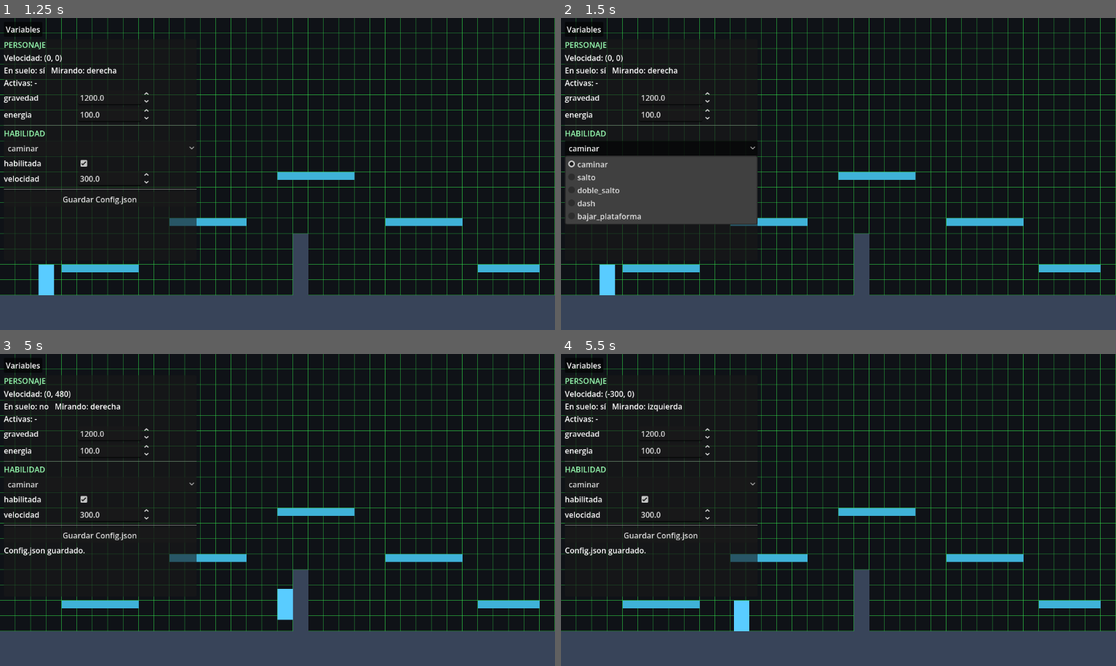
Above: before the commit, frames 1-4 (two rows, left to right).
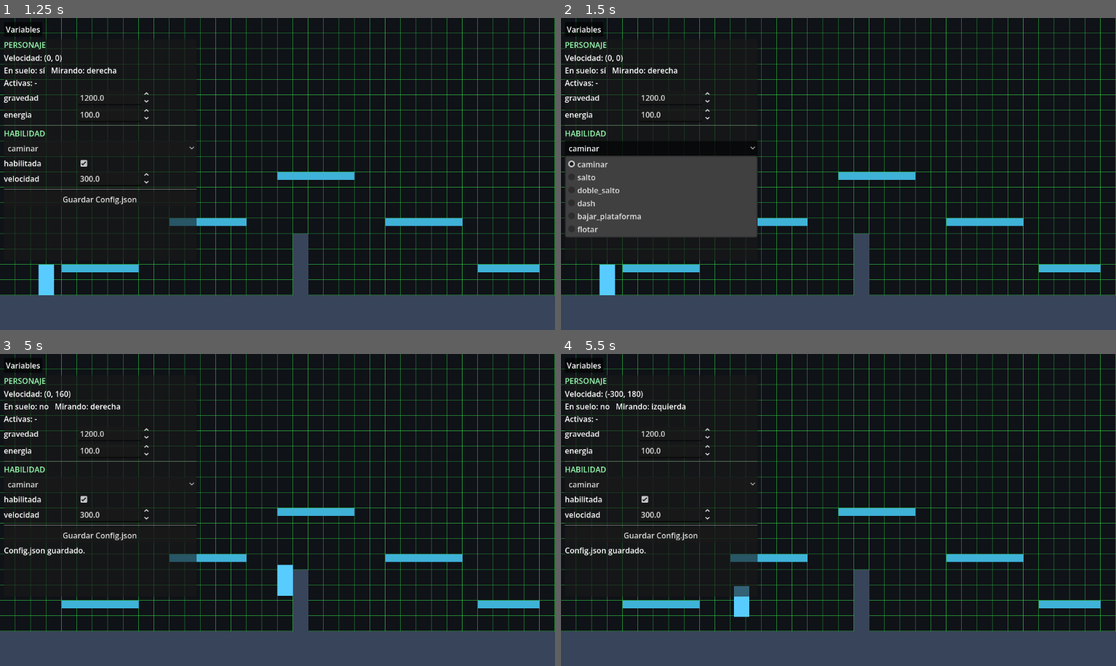
Above: after the commit, the same moments.

Repository: silvestrecasanova/Basmeva
Game: Godot game, scene res://Escenarios/Prueba.tscn
Two runs of this game, one before a commit and one after it. Both use one fixed random seed, a clock stepped at 60 frames per second and the inputs below.
Inputs (mouse positions are in pixels of both pictures, inside the frame that each line leads up to):
- Up to frame 1 (1.25 s): click "Variables" at 0.5 s
- Up to frame 2 (1.5 s): click "caminar" at 1.25 s
- Up to frame 3 (5 s): click (83, 500) at 2 s; click "Guardar Config.json" at 2.75 s; tap Enter at 3.5 s; move the mouse to (399, 494) at 3.52 s; hold D (mover_derecha) from 3.53 s (still down); tap Space (saltar) at 3.6, 3.77, 4.07, 4.52, 4.55, 4.82 s; click (399, 494) at 3.67 s; move the mouse to (166, 525) at 4.27 s; tap Shift (dash) at 4.35 s
- Up to frame 4 (5.5 s): move the mouse to (894, 441) at 5.02 s; release D (mover_derecha) at 5.03 s; hold A (mover_izquierda) from 5.03 s (still down); tap K at 5.1 s; tap Space (saltar) at 5.3 s

Frame 1 is identical in both runs. In frame 2, 1.4% of the frame differs, in the area x 0-36%, y 65-71%; in frame 3, 0.5%; in frame 4, 0.5%.

Commit message:
agregar salto

Diff:
--- a/Personaje/Config.json
+++ b/Personaje/Config.json
@@ -19,6 +19,11 @@
 			"fuerza": 450.0,
 			"habilitada": true
 		},
+		"flotar": {
+			"duracion": 0.0,
+			"habilitada": true,
+			"velocidad_caida": 60.0
+		},
 		"salto": {
 			"fuerza": 450.0,
 			"habilitada": true
--- a/Personaje/Escenas/Personaje.tscn
+++ b/Personaje/Escenas/Personaje.tscn
@@ -9,6 +9,7 @@
 [ext_resource type="Script" uid="uid://b6me4w883lnmr" path="res://Personaje/Habilidades/Doble_Salto.gd" id="7_dob"]
 [ext_resource type="Script" uid="uid://0ffcitlg2mo2" path="res://Personaje/Habilidades/Bajar_Plataforma.gd" id="8_ak12q"]
 [ext_resource type="Script" uid="uid://7q0esy6867i2" path="res://Personaje/Habilidades/Dash.gd" id="8_das"]
+[ext_resource type="Script" uid="uid://b41a1ex7nrx4r" path="res://Personaje/Habilidades/Flotar.gd" id="9_v3jf5"]
 
 [sub_resource type="Gradient" id="Gradient_1"]
 colors = PackedColorArray(0.35, 0.8, 1, 1, 0.35, 0.8, 1, 1)
@@ -37,7 +38,7 @@
 
 [node name="Gestor_Habilidades" type="Node" parent="Gestores" unique_id=1046675461]
 script = ExtResource("3_hab")
-Scripts_Habilidades = Array[Script]([ExtResource("5_cam"), ExtResource("6_sal"), ExtResource("7_dob"), ExtResource("8_das"), ExtResource("8_ak12q")])
+Scripts_Habilidades = Array[Script]([ExtResource("5_cam"), ExtResource("6_sal"), ExtResource("7_dob"), ExtResource("8_das"), ExtResource("8_ak12q"), ExtResource("9_v3jf5")])
 
 [node name="Gestor_Fisico" type="Node" parent="Gestores" unique_id=850960466]
 script = ExtResource("4_fis")
--- /dev/null
+++ b/Personaje/Habilidades/Flotar.gd
@@ -0,0 +1,86 @@
+extends Habilidad_Base
+## Flotar en el aire con el botón de salto MANTENIDO. Si el personaje está cayendo
+## y el botón de salto está presionado, desciende despacio a velocidad constante.
+## Sirve tras un salto, un doble salto o una caída: basta con mantener el botón.
+## Se corta al soltar el botón, al aterrizar, al agotarse el tiempo, al mantener
+## "abajo" o si otra habilidad lo impulsa hacia arriba (por ejemplo, un doble salto).
+## "duracion" es el tiempo total de flote por cada vez en el aire (se recupera al
+## aterrizar). Si vale 0, la flotación es ilimitada.
+
+var Velocidad_Caida: float = 60.0
+var Duracion: float = 1.5
+var Tiempo_Usado: float = 0.0
+
+
+func _init() -> void:
+	Nombre = "flotar"
+	Anula_Gravedad = true
+
+
+func Parametros_Por_Defecto() -> Dictionary:
+	return {"velocidad_caida": 60.0, "duracion": 1.5}
+
+
+func Acciones_Por_Defecto() -> Dictionary:
+	return {"saltar": [KEY_SPACE]}
+
+
+func Al_Cambiar_Config() -> void:
+	Velocidad_Caida = float(Parametros["velocidad_caida"])
+	Duracion = float(Parametros["duracion"])
+
+
+func Inicializar(personaje: Personaje) -> void:
+	super(personaje)
+	Dueno.Fisica.Aterrizo.connect(Al_Aterrizar)
+	Registrar_Funcion("Esta_Activo", Esta_Activo)
+	Registrar_Funcion("Tiempo_Restante", Tiempo_Restante)
+
+
+func Actualizar(delta: float) -> void:
+	if Activa:
+		Mantener_Flote(delta)
+		return
+	if Dueno.Fisica.En_Suelo or Tiempo_Restante() <= 0.0:
+		return
+	# Solo se empieza a flotar cuando el personaje ya está cayendo.
+	if Dueno.velocity.y > 0.0 and Dueno.Acciones.Presionada("saltar") and not Abajo_Presionado():
+		Intentar_Activar()
+
+
+func Mantener_Flote(delta: float) -> void:
+	# Otra habilidad lo impulsó hacia arriba: cede el control.
+	if Dueno.velocity.y < 0.0:
+		Terminar()
+		return
+	Tiempo_Usado += delta
+	if not Dueno.Acciones.Presionada("saltar") or Abajo_Presionado() or Tiempo_Restante() <= 0.0:
+		Terminar()
+		return
+	Dueno.Fisica.Establecer_Velocidad_Y(Velocidad_Caida)
+
+
+func Activar() -> void:
+	Dueno.Fisica.Establecer_Velocidad_Y(Velocidad_Caida)
+
+
+func Al_Aterrizar() -> void:
+	Tiempo_Usado = 0.0
+	if Activa:
+		Terminar()
+
+
+## "abajo" lo registra Bajar_Plataforma; si esa habilidad no está, la acción puede no existir.
+func Abajo_Presionado() -> bool:
+	return InputMap.has_action("abajo") and Dueno.Acciones.Presionada("abajo")
+
+
+func Esta_Activo() -> bool:
+	return Activa
+
+
+## Segundos de flote que quedan. Con duracion = 0 es ilimitado (INF).
+func Tiempo_Restante() -> float:
+	if Duracion <= 0.0:
+		return INF
+	return maxf(Duracion - Tiempo_Usado, 0.0)
Not shown, added: Personaje/Habilidades/Flotar.gd.uid
